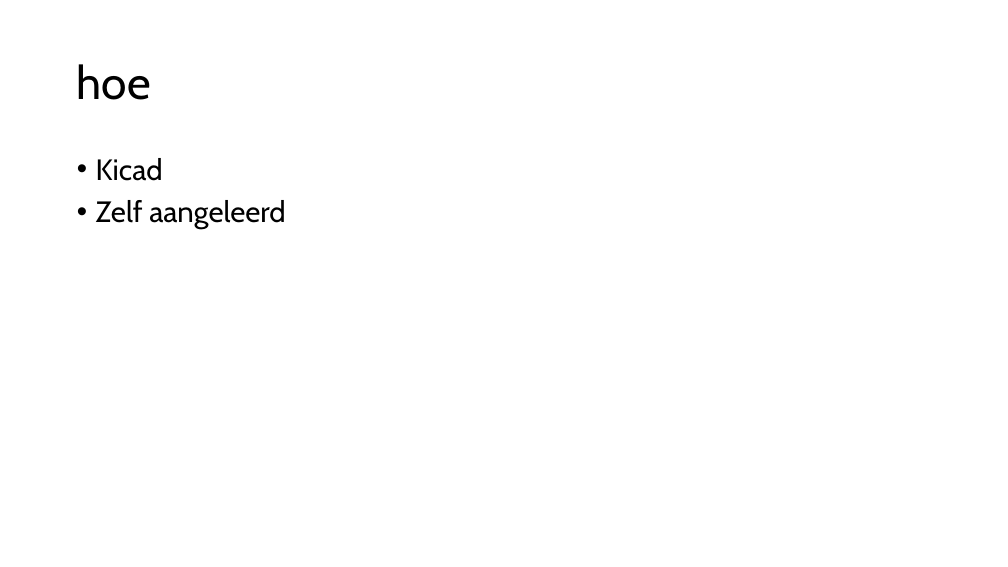
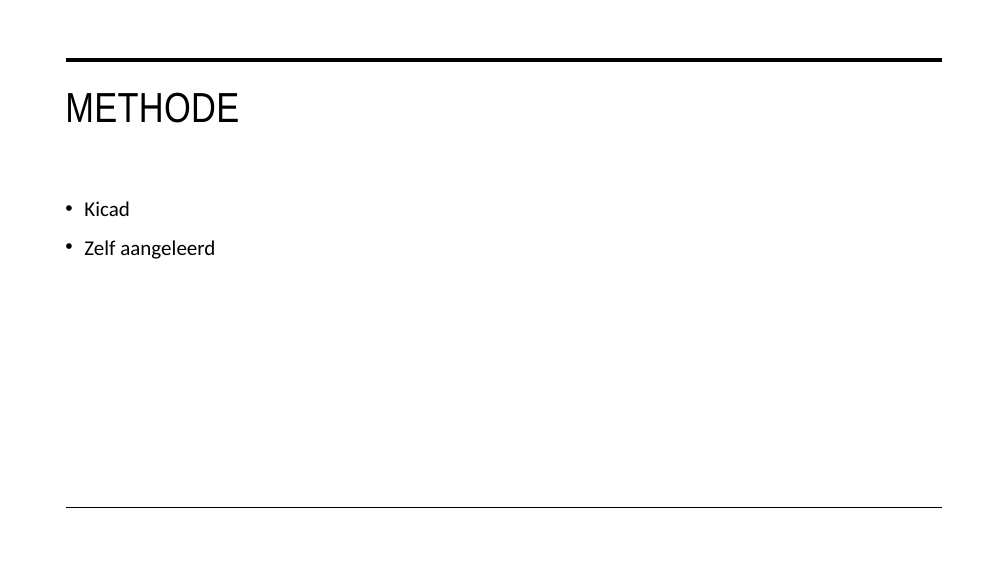
Before and after one commit to Stan-debakker/grap-6TWEA, a slide deck: slide 8 of school/eindpresentatie.pptx. Drawn at 1008x567 pixels with LibreOffice and Linux fonts; fonts in the diff are those of the drawing. Boxes give left, top, right and bottom in pixels: in the first picture for what was removed or moved away, otherwise in the second. Text is boxed around its words. In the diff, an @@ line names an element or a change of style, - is before the commit and + after.

```diff
--- a/school/eindpresentatie.pptx
+++ b/school/eindpresentatie.pptx
@@ title "METHODE" at (65, 92, 239, 123): vertical alignment middle to top @@
@@ line added from (67, 60) to (942, 60), #000000 3.5 pt @@
@@ title at (65, 92, 239, 123): text changed; size 44 to 40 pt; font Cabin to Arial Narrow @@
-hoe
+METHODE
@@ text "Kicad": place and size @@
-text "Kicad" at (96, 158, 285, 229)
+text "Kicad" at (84, 201, 215, 259)
@@ text "Kicad" at (84, 201, 215, 259): size 28 to 20 pt, font Cabin to Calibri; line spacing 0.9 to 1.1 @@
@@ line added from (67, 508) to (942, 508), #000000 1 pt @@
```
Also in this commit, not shown: 7 other slides changed, 1 slide added, 1 slide removed, 2 other files.
